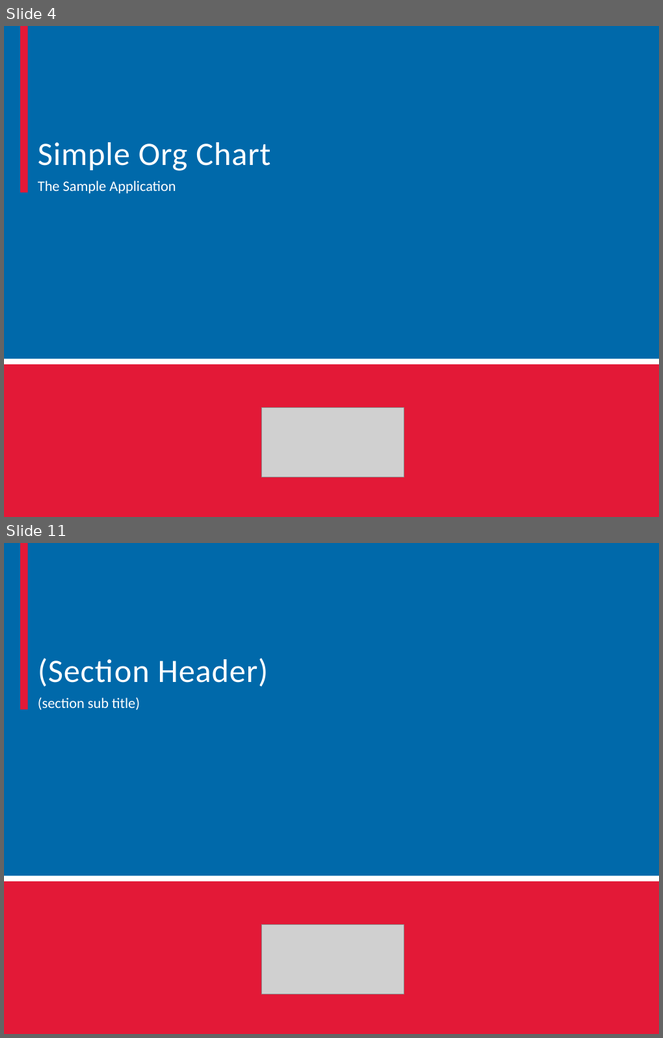
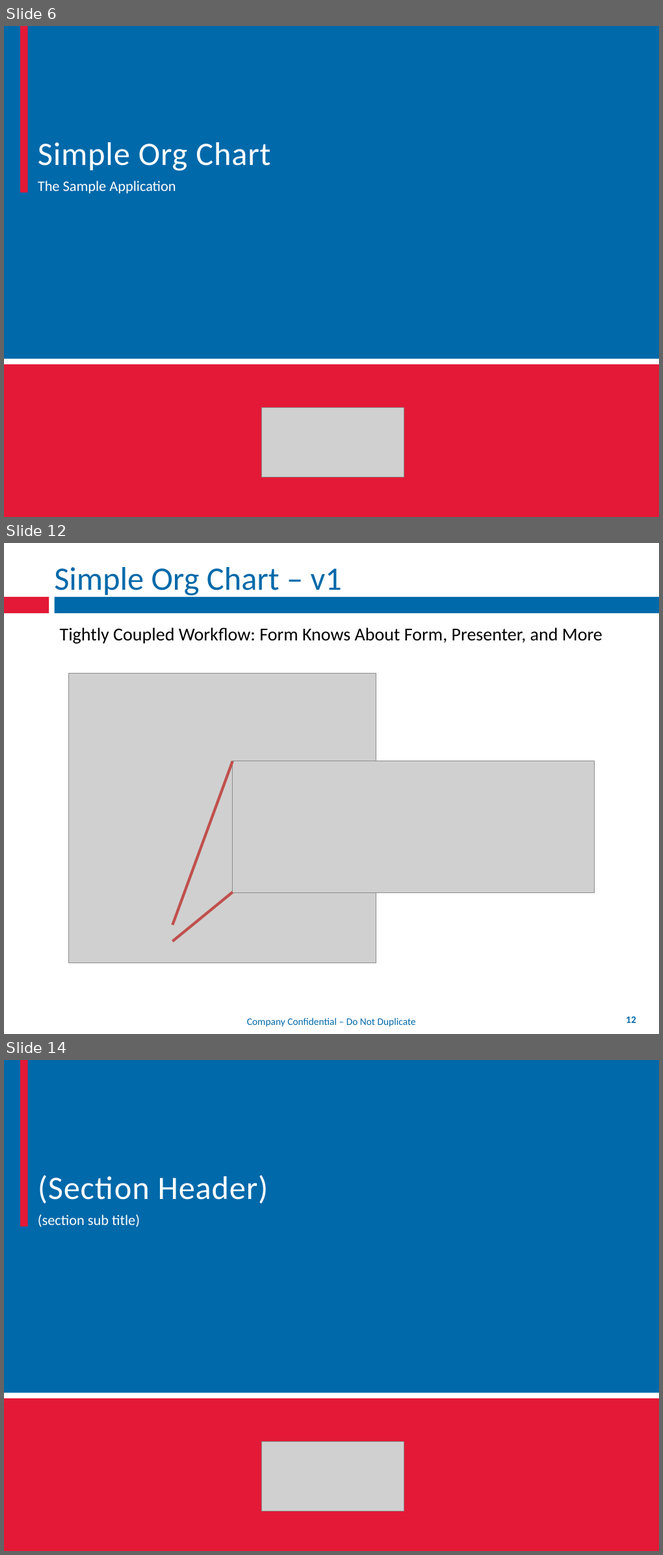
Before and after one commit to mxriverlynn/presentations-and-training, a slide deck: Decoupling Workflow With App Controler/Decoupling Workflow From Forms.pptx. Shown one above the other, each under a label of ours: slides 4 and 11 before the commit, slides 6, 12 and 14 after it; the slides between them are not shown. The pictures are 663x1038 and 663x1555 pixels, drawn with LibreOffice and Linux fonts; fonts in the diff are those of the drawing; grey boxes stand for pictures; background and template pictures are left out. Boxes give left, top, right and bottom in pixels: in the first picture for what was removed or moved away, otherwise in the second. Text is boxed around its words. In the diff, an @@ line names an element or a change of style, - is before the commit and + after.

Commit message:
adding additional broken out views of the screen mocks. continuing work on the slides - added object oriented principles slides, basic overview of the sample org chart softare, and started on 'v1' of the 'bad' code slides

```diff
--- a/Decoupling Workflow With App Controler/Decoupling Workflow From Forms.pptx
+++ b/Decoupling Workflow With App Controler/Decoupling Workflow From Forms.pptx
@@ slide 12 added at (4, 543, 659, 1034), background #FFFFFF; not listed: 2 template elements that a slide beside it also shows @@
@@ title added at (54, 567, 342, 596), 36 pt, text #0069AA @@
+Simple Org Chart – v1
@@ text added at (60, 627, 603, 644), 20 pt, text #000000 @@
+Tightly Coupled Workflow: Form Knows About Form, Presenter, and More
@@ group added at (69, 674, 594, 964): 2 pictures, 2 lines @@
@@ text added at (247, 1018, 416, 1027), 11 pt, text #0069AA @@
+Company Confidential – Do Not Duplicate
@@ page number added at (626, 1017, 636, 1023), 11 pt, text #0069AA, bold @@
+12
@@ what was slide 4 is now slide 6 @@
@@ what was slide 11 is now slide 14 @@
```
Also in this commit, not shown: 1 slide changed, 7 other slides added, 5 slides removed, 5 other files.
